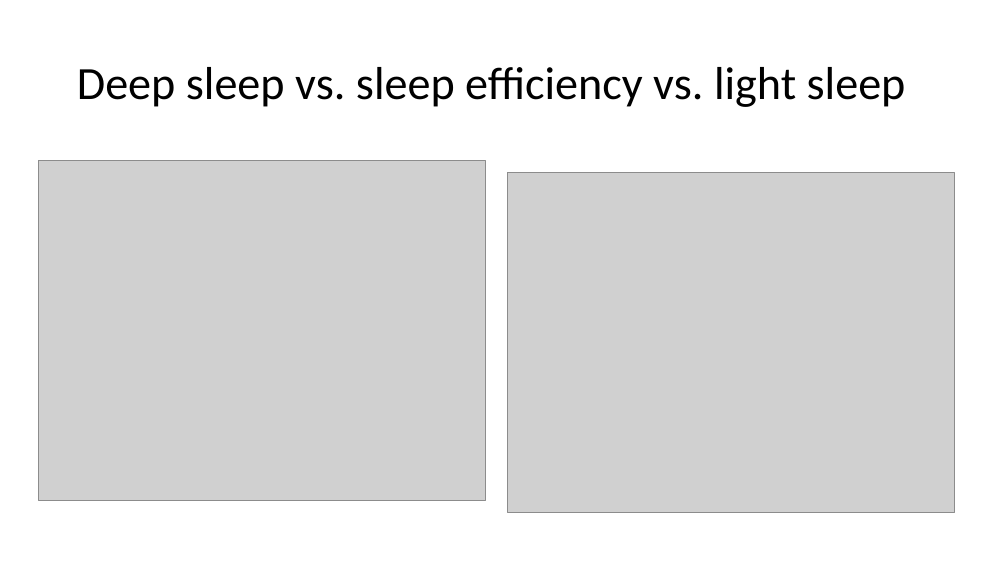
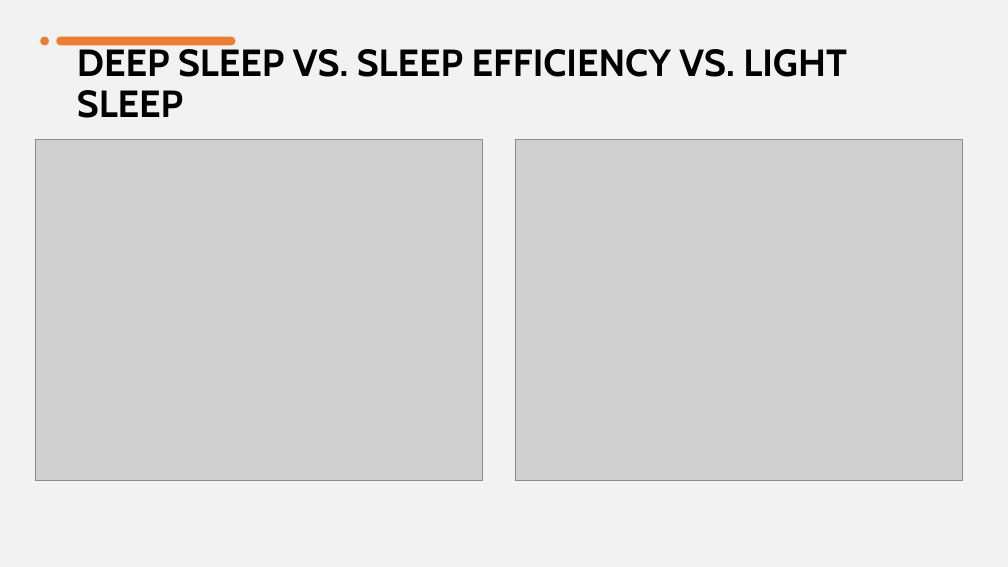
Before and after one commit to JenFreeze/Project_1, a slide deck: slide 5 of Project1.pptx. Drawn at 1008x567 pixels with LibreOffice and Linux fonts; fonts in the diff are those of the drawing; grey boxes stand for pictures. Boxes give left, top, right and bottom in pixels: in the first picture for what was removed or moved away, otherwise in the second. Text is boxed around its words. In the diff, an @@ line names an element or a change of style, - is before the commit and + after.

```diff
--- a/Project1.pptx
+++ b/Project1.pptx
@@ background #FFFFFF to #F2F2F2 @@
@@ ellipse added at (x1=40, y1=36, x2=48, y2=45), fill #ED7D31 @@
@@ rounded rectangle added at (x1=56, y1=36, x2=235, y2=45), fill #ED7D31 @@
@@ title at (x1=77, y1=44, x2=847, y2=118): text changed; size 44 to 36 pt; font Calibri to Cabin; bold on @@
-Deep sleep vs. sleep efficiency vs. light sleep
+DEEP SLEEP VS. SLEEP EFFICIENCY VS. LIGHT SLEEP
@@ picture moved from (x1=39, y1=160, x2=485, y2=501) to (x1=36, y1=140, x2=482, y2=480) @@
@@ picture moved from (x1=508, y1=172, x2=955, y2=513) to (x1=516, y1=140, x2=963, y2=480) @@
```
Also in this commit, not shown: 11 other slides changed, 16 other files.
